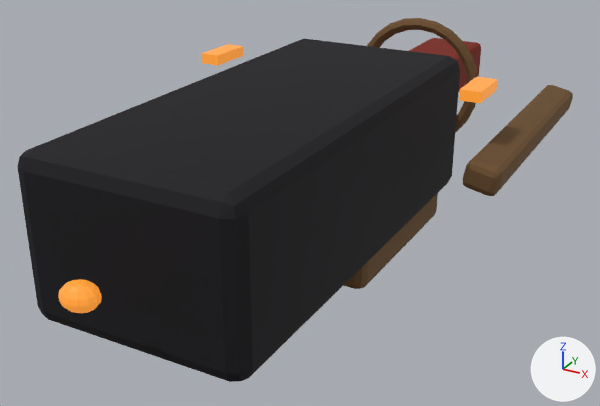
The Blender file assets-source/ships/redledger/cutter.blend, before and after one commit.
One viewpoint serves both versions: a camera (50 mm lens) standing at (5.6, -11.2, 4.51) and looking at (-0.25, -0.56, -0.81). The lights are fixed; the arrows at lower right show +X, +Y and +Z. The first picture is the older version.

The older version as bpy lines, for what is in view:
```python
me_cube = bpy.data.meshes.new('Cube')
me_cube.from_pydata(...)  # 472 vertices, 462 faces; spans x -2.92..2.92, y -3.41..7.59, z -1.58..1.23
me_cube.materials.append(mat_rimward_hull)
me_cube_005 = bpy.data.meshes.new('Cube.005')
me_cube_005.from_pydata(...)  # a box spanning x -0.16..0.16, y -0.38..0.38, z -0.08..0.08; a box spanning x 4.28..4.59, y -0.38..0.38, z -0.08..0.08
me_cube_005.materials.append(mat_rimward_emissive)
me_sphere = bpy.data.meshes.new('Sphere')
me_sphere.from_pydata(...)  # a UV sphere (12 segments, 8 rings, poles along z) spanning x -0.238..0.238, y -0.198..0.198, z -0.165..0.165
me_sphere.materials.append(mat_rimward_emissive)
ob_rimward_emissive = bpy.data.objects.new('RIMWARD_EMISSIVE', me_cube_005)
ob_rimward_emissive.parent = ob_rimward_ship_root
ob_rimward_emissive.location = (-2.218, 0.319, 1.165)
ob_rimward_engine_glow = bpy.data.objects.new('RIMWARD_ENGINE_GLOW', me_sphere)
ob_rimward_engine_glow.parent = ob_rimward_ship_root
ob_rimward_engine_glow.location = (0.0, -5.731, 0.175)
ob_rimward_hull = bpy.data.objects.new('RIMWARD_HULL', me_cube)
ob_rimward_hull.parent = ob_rimward_ship_root
ob_rimward_hull.location = (0.0, -1.661, 0.175)
```
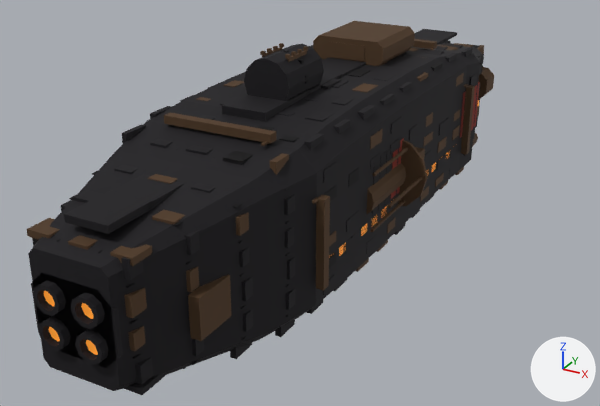
The change in detail:
me_cube is used by ob_rimward_hull; parent ob_rimward_ship_root; location (0.0, -1.661, 0.175).
me_cube had 472 vertices, 462 faces and spanned x -2.92..2.92, y -3.41..7.59, z -1.58..1.23.
me_cube now has 7448 vertices, 5684 faces and spans x -1.78..1.78, y -5.6..6.28, z -1.83..1.92.
me_cube part 1: a new loose piece, a box spanning x 0.87..1.01, y -4.7..-4.1, z -0.4..0.13, in mat_rimward_hull.
me_cube part 2: a new loose piece, a box spanning x -0.79..0.79, y 2.68..2.82, z 1.23..1.34, in mat_rimward_hull.
me_cube part 3: a new loose piece, a box spanning x 1.41..1.52, y 2.68..2.82, z -0.57..0.65, in mat_rimward_hull.
me_cube part 4: a new loose piece, a box spanning x -0.79..0.79, y -2.82..-2.68, z 1.23..1.34, in mat_rimward_hull.
me_cube part 5: a new loose piece, a box spanning x 1.41..1.52, y -2.82..-2.68, z -0.57..0.65, in mat_rimward_hull.
me_cube part 6: the loose piece of 56 vertices spanning x -1.53..1.53, y -3.41..3.41, z -1.12..1.12 is rebuilt with 120 vertices and now spans x -1.43..1.43, y -5.5..5.5, z -1.2..1.31.
me_cube part 7: the loose piece of 56 vertices spanning x 2.36..2.92, y 0.99..5.61, z -0.24..0.24 is deleted.
me_cube part 8: 304 vertices removed from x -1.43..1.43, y -0.11..7.59, z -1.58..1.23; 7048 vertices added at x -1.78..1.78, y -5.6..6.28, z -1.54..1.92.
Other edits to the shape of me_cube do not show in these pictures.
me_cube_005 is used by ob_rimward_emissive; parent ob_rimward_ship_root; location (-2.218, 0.319, 1.165).
me_cube_005 had 16 vertices, 12 faces and spanned x -0.16..4.59, y -0.38..0.38, z -0.08..0.08.
me_cube_005 now has 632 vertices, 446 faces and spans x -1.45..1.45, y -1.53..1.89, z -0.02..11.19.
me_cube_005 part 9: a new loose piece, an 8-sided cylinder along z spanning x -0.368..-0.147, y -0.325..-0.104, z 11.145..11.185, in mat_rimward_emissive.
me_cube_005 part 10: a new loose piece, an 8-sided cylinder along z spanning x 0.147..0.368, y -0.325..-0.104, z 11.145..11.185, in mat_rimward_emissive.
me_cube_005 part 11: a new loose piece, an 8-sided cylinder along z spanning x -0.368..-0.147, y 0.104..0.325, z 11.145..11.185, in mat_rimward_emissive.
me_cube_005 part 12: a new loose piece, an 8-sided cylinder along z spanning x 0.147..0.368, y 0.104..0.325, z 11.145..11.185, in mat_rimward_emissive.
me_cube_005 part 13: the loose piece of 8 vertices spanning x -0.16..0.16, y -0.38..0.38, z -0.08..0.08 is deleted.
me_cube_005 part 14: the loose piece of 8 vertices spanning x 4.28..4.59, y -0.38..0.38, z -0.08..0.08 is deleted.
me_cube_005 part 15: 280 vertices added at x -1.41..1.41, y -0.46..1.59, z 2.11..9.76.
Other edits to the shape of me_cube_005 do not show in these pictures.
Object 'RIMWARD_HULL' (ob_rimward_hull) moves from (0.0, -1.661, 0.175) to (0.0, -0.357, -0.048).
Object 'RIMWARD_EMISSIVE' (ob_rimward_emissive) moves from (-2.218, 0.319, 1.165) to (0.0, 5.308, -0.048).
Object 'RIMWARD_EMISSIVE' (ob_rimward_emissive) turns from (0, 0, 0) to (90, 0, 0) degrees about x, y and z.

What differs and where, as boxes [x1, y1, x2, y2] in the pictures (600 x 406 px):
'RIMWARD_HULL', reshaped, moved (16% narrower): before [18, 18, 573, 382]; after [27, 21, 494, 395]
'RIMWARD_EMISSIVE', reshaped, moved, turned (mostly hidden afterwards): before [202, 44, 498, 103]; after [44, 100, 479, 355]
part 1 of me_cube, added (brown): after [188, 274, 232, 341]
part 2 of me_cube, added: after [413, 39, 437, 49]
part 3 of me_cube, added: after [461, 85, 475, 155]
part 4 of me_cube, added (brown): after [164, 112, 276, 144]
part 5 of me_cube, added (brown): after [316, 195, 330, 291]
part 6 of me_cube, rebuilt: before [18, 38, 460, 382]; after [28, 43, 482, 391]
part 7 of me_cube, deleted (brown): before [463, 85, 573, 196]
part 8 of me_cube, reshaped: before [343, 18, 481, 289]; after [27, 21, 494, 395]
part 9 of me_cube_005, added: after [49, 327, 60, 341]
part 10 of me_cube_005, added: after [86, 340, 98, 355]
part 11 of me_cube_005, added: after [44, 291, 55, 306]
part 12 of me_cube_005, added: after [81, 303, 94, 319]
part 13 of me_cube_005, deleted (orange): before [202, 44, 243, 65]
part 14 of me_cube_005, deleted (orange): before [459, 77, 498, 103]
part 15 of me_cube_005, added (mostly hidden): after [330, 100, 479, 257]
'RIMWARD_ENGINE_GLOW', unchanged, covered by the edit: before [58, 279, 102, 313]
